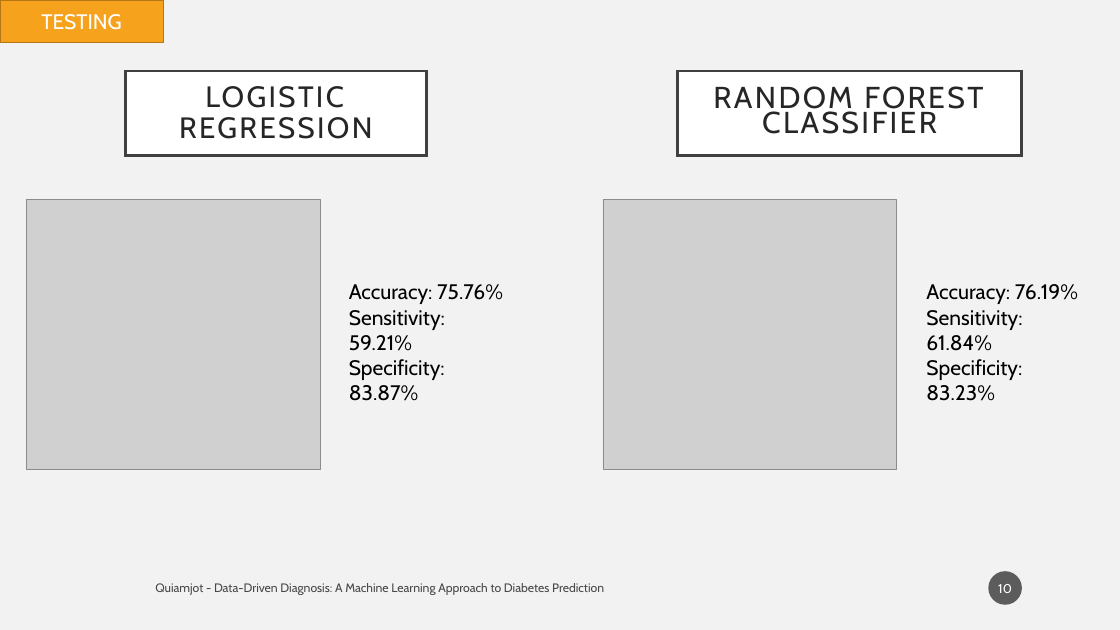
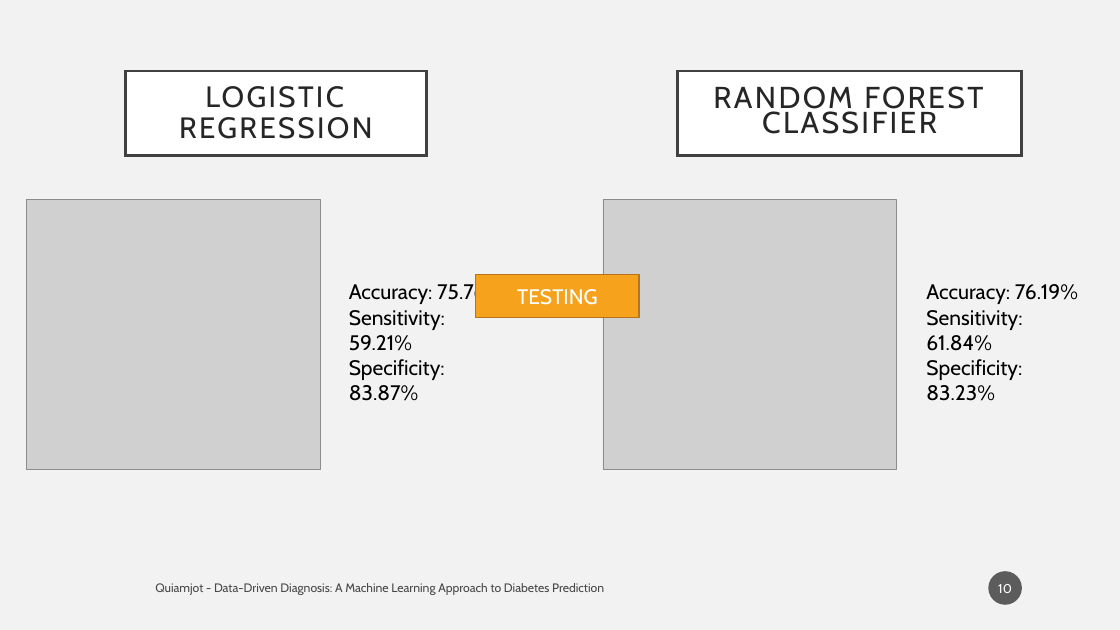
Before and after one commit to aiquiamjot/App_Physics157, a slide deck: slide 10 of coding project/presentation.pptx. Drawn at 1120x630 pixels with LibreOffice and Linux fonts; fonts in the diff are those of the drawing; grey boxes stand for pictures. Boxes give left, top, right and bottom in pixels: in the first picture for what was removed or moved away, otherwise in the second. Text is boxed around its words. In the diff, an @@ line names an element or a change of style, - is before the commit and + after.

```diff
--- a/coding project/presentation.pptx
+++ b/coding project/presentation.pptx
@@ rectangle "TESTING" moved from (x1=0, y1=0, x2=163, y2=43) to (x1=476, y1=275, x2=639, y2=318) @@
```
Also in this commit, not shown: 3 other slides changed, 3 slides added, 1 other file.
